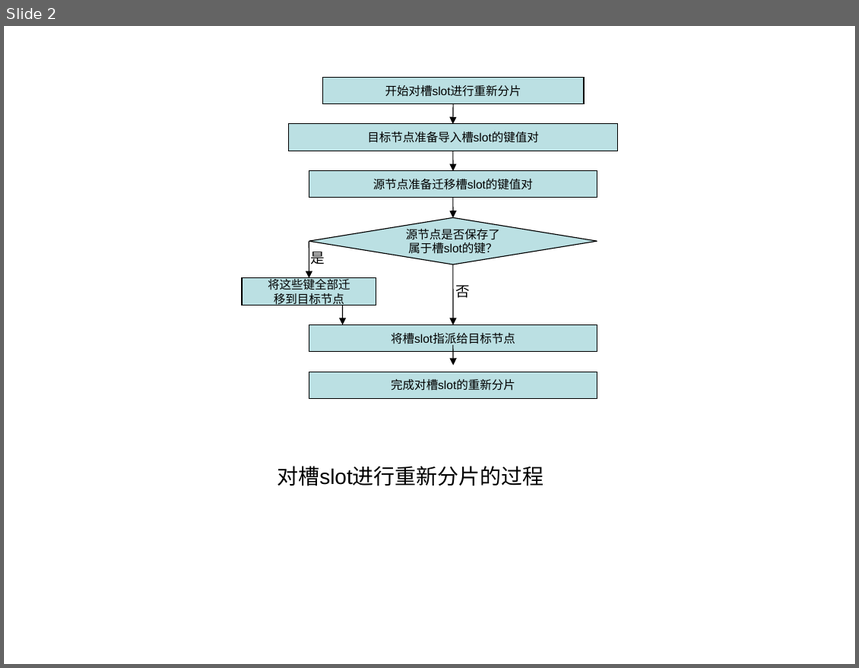
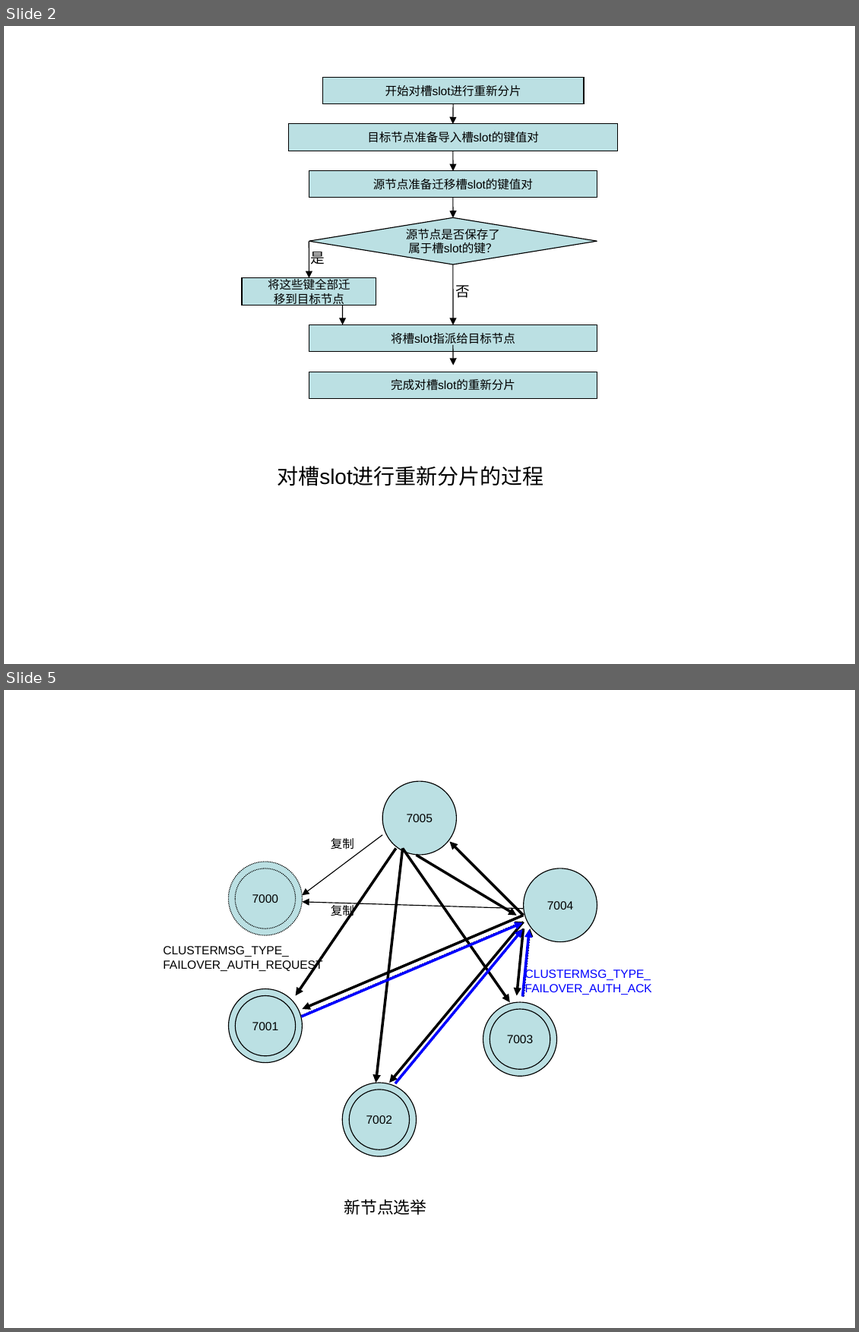
Before and after one commit to Spectrumleeee/Works, a slide deck: document/Redis&Memcache/Redis集群方案-图.ppt. Shown one above the other, each under a label of ours: slide 2 before the commit, slides 2 and 5 after it; the slides between them are not shown. The pictures are 859x668 and 859x1332 pixels, drawn with LibreOffice and Linux fonts; fonts in the diff are those of the drawing. Boxes give left, top, right and bottom in pixels: in the first picture for what was removed or moved away, otherwise in the second. Text is boxed around its words. In the diff, an @@ line names an element or a change of style, - is before the commit and + after.

Commit message:
2014-12-05-11-27
1、FAIL消息发送图，新节点选举过程图。

```diff
--- a/document/Redis&Memcache/Redis集群方案-图.ppt
+++ b/document/Redis&Memcache/Redis集群方案-图.ppt
@@ slide 5 added at [4, 690, 855, 1328], background #FFFFFF @@
@@ ellipse added at [382, 781, 457, 854], fill #BBE0E3, outline #000000 0.74 pt, 10 pt, text #000000 @@
+7005
@@ arrow added from (396, 848) to (295, 996), #000000 2.24 pt @@
@@ arrow added from (382, 834) to (302, 895), #000000 0.74 pt @@
@@ text added at [331, 838, 354, 850], 10 pt, text #000000 @@
+复制
@@ arrow added from (402, 848) to (376, 1083), #000000 2.24 pt @@
@@ arrow added from (402, 848) to (509, 1002), #000000 2.24 pt @@
@@ arrow added from (523, 916) to (450, 841), #000000 2.24 pt @@
@@ ellipse added at [229, 862, 303, 936], fill #BBE0E3, outline #000000 0.74 pt dashed @@
@@ ellipse added at [236, 869, 296, 929], fill #BBE0E3, outline #000000 0.74 pt dashed, 10 pt, text #000000 @@
+7000
@@ arrow added from (416, 855) to (516, 916), #000000 2.24 pt @@
@@ ellipse added at [523, 869, 597, 942], fill #BBE0E3, outline #000000 0.74 pt, 10 pt, text #000000 @@
+7004
@@ arrow added from (523, 909) to (302, 902), #000000 0.74 pt @@
@@ arrow added from (523, 916) to (302, 1009), #000000 2.24 pt @@
@@ text added at [331, 904, 354, 920], 10 pt, text #000000 @@
+复制
@@ arrow added from (301, 1017) to (522, 923), #0000FF 2.24 pt @@
@@ arrow added from (302, 1016) to (523, 923), #000000 2.24 pt @@
@@ arrow added from (523, 923) to (389, 1083), #000000 2.24 pt @@
@@ arrow added from (395, 1084) to (522, 929), #0000FF 2.24 pt @@
@@ arrow added from (396, 1083) to (523, 929), #000000 2.24 pt @@
@@ arrow added from (523, 929) to (516, 996), #000000 2.24 pt @@
@@ arrow added from (522, 996) to (529, 929), #0000FF 2.24 pt @@
@@ arrow added from (523, 996) to (530, 929), #000000 2.24 pt @@
@@ text added at [163, 946, 322, 971], 10 pt, text #000000 @@
+CLUSTERMSG_TYPE_
+FAILOVER_AUTH_REQUEST
@@ text added at [525, 968, 652, 995], 10 pt, text #0000FF @@
+CLUSTERMSG_TYPE_
+FAILOVER_AUTH_ACK
@@ ellipse added at [229, 989, 302, 1063], fill #BBE0E3, outline #000000 0.74 pt @@
@@ ellipse added at [236, 996, 296, 1056], fill #BBE0E3, outline #000000 0.74 pt, 10 pt, text #000000 @@
+7001
@@ ellipse added at [484, 1002, 557, 1076], fill #BBE0E3, outline #000000 0.74 pt @@
@@ ellipse added at [490, 1009, 550, 1070], fill #BBE0E3, outline #000000 0.74 pt, 10 pt, text #000000 @@
+7003
@@ ellipse added at [343, 1083, 417, 1157], fill #BBE0E3, outline #000000 0.74 pt @@
@@ ellipse added at [350, 1090, 410, 1151], fill #BBE0E3, outline #000000 0.74 pt, 10 pt, text #000000 @@
+7002
@@ text added at [344, 1199, 427, 1215], 14 pt, text #000000 @@
+新节点选举
```
Also in this commit, not shown: 1 other slide added, 2 other files.
